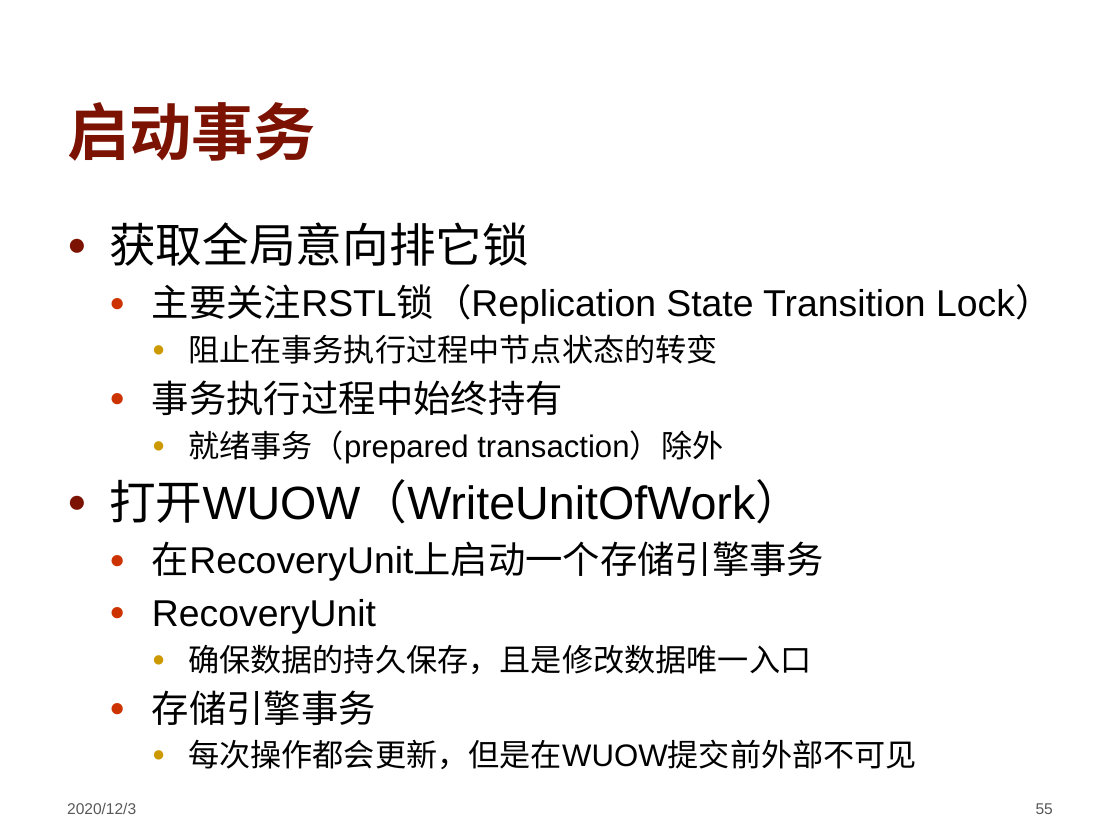
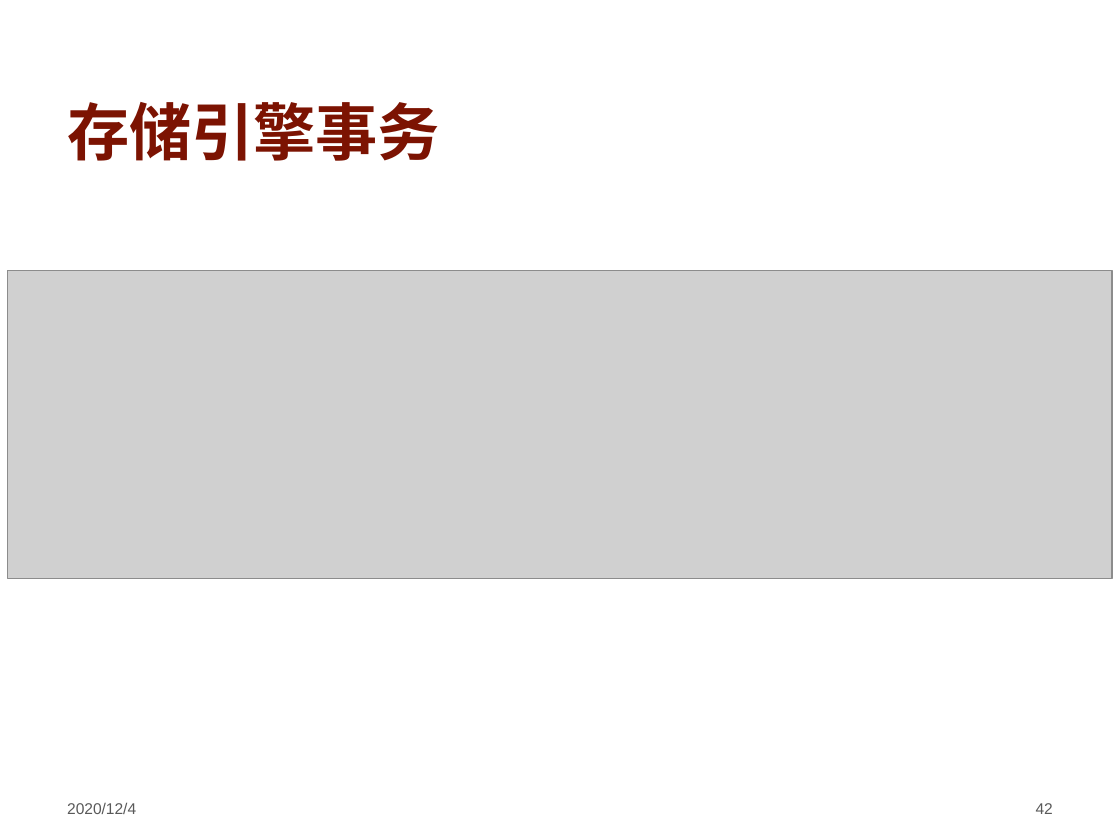
Before and after one commit to hengxin/awesome-dbs, a slide deck: slide 42 of ppt/Introduction-of-Transactions-in-MongoDB.pptx (slide 55 before the commit). Drawn at 1120x840 pixels with LibreOffice and Linux fonts; fonts in the diff are those of the drawing; grey boxes stand for pictures; background and template pictures are left out. Boxes give left, top, right and bottom in pixels: in the first picture for what was removed or moved away, otherwise in the second. Text is boxed around its words. In the diff, an @@ line names an element or a change of style, - is before the commit and + after.

```diff
--- a/ppt/Introduction-of-Transactions-in-MongoDB.pptx
+++ b/ppt/Introduction-of-Transactions-in-MongoDB.pptx
@@ title at (x1=67, y1=102, x2=440, y2=161): text changed @@
-启动事务
+存储引擎事务
@@ text removed at (x1=109, y1=222, x2=1052, y2=769) @@
-● 获取全局意向排它锁
-  ● 主要关注RSTL锁（Replication State Transition Lock）
-    ● 阻止在事务执行过程中节点状态的转变
-  ● 事务执行过程中始终持有
-    ● 就绪事务（prepared transaction）除外
-● 打开WUOW（WriteUnitOfWork）
-  ● 在RecoveryUnit上启动一个存储引擎事务
-  ● RecoveryUnit
-    ● 确保数据的持久保存，且是修改数据唯一入口
-  ● 存储引擎事务
-    ● 每次操作都会更新，但是在WUOW提交前外部不可见
@@ picture added at (x1=8, y1=270, x2=1112, y2=579) @@
@@ text at (x1=67, y1=802, x2=136, y2=814): text changed @@
-2020/12/3
+2020/12/4
@@ page number at (x1=1036, y1=803, x2=1053, y2=814): text changed @@
-55
+42
```
Also in this commit, not shown: 65 other slides changed, 5 slides added, 6 slides removed.
